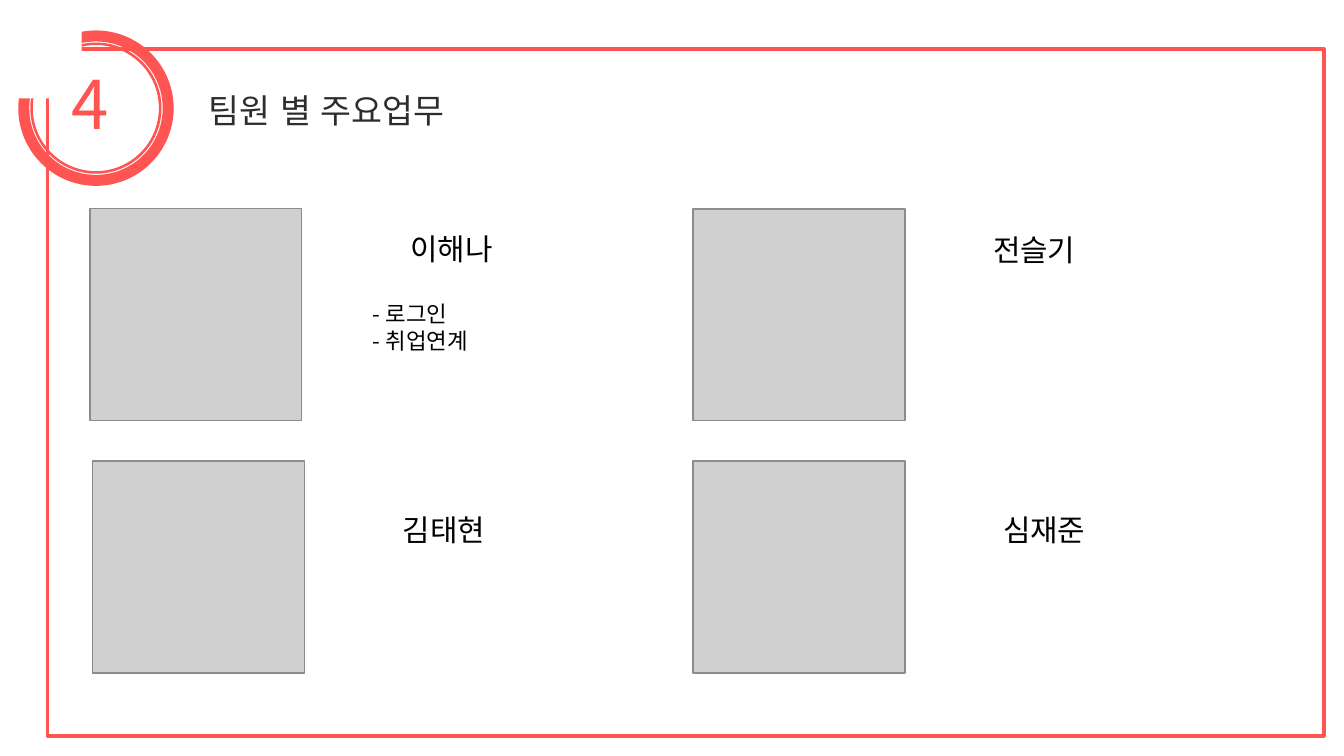
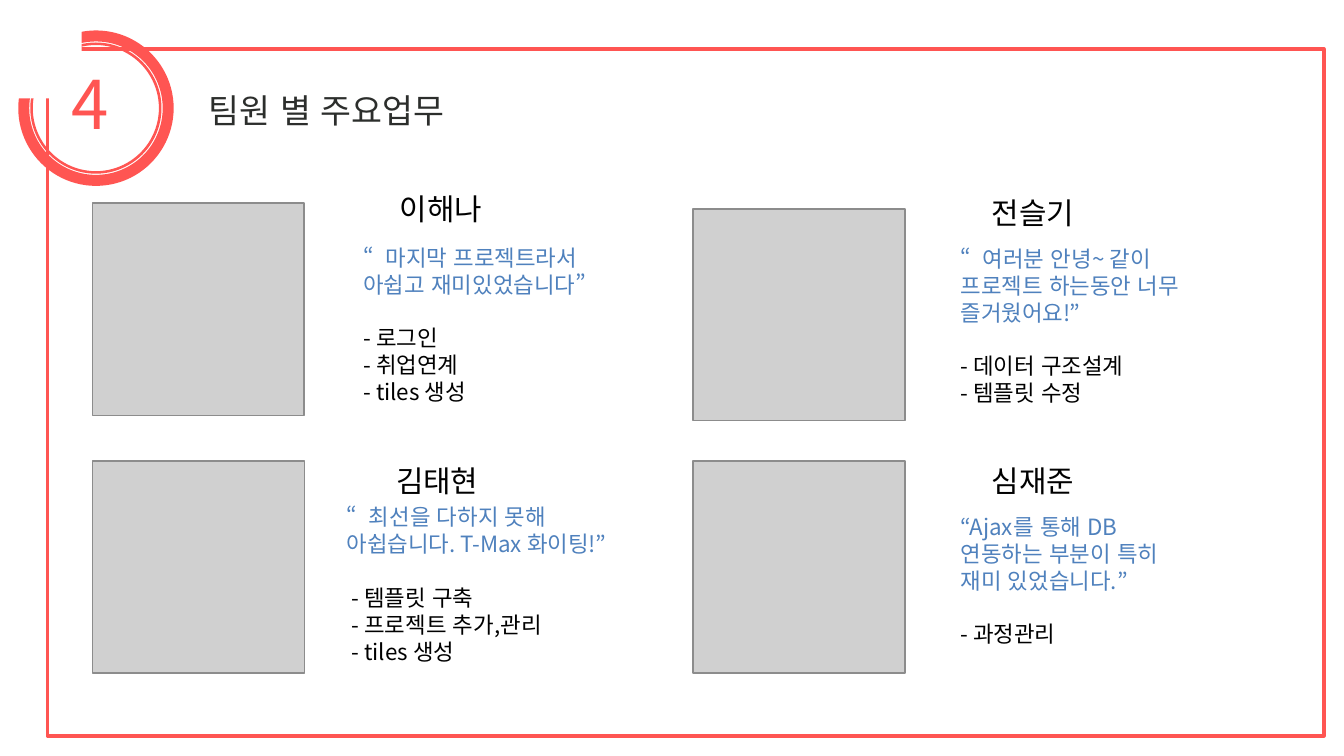
Before and after one commit to hanju-darby-kim/FinalProject, a slide deck: slide 19 of 최종 프로젝트3조.pptx. Drawn at 1344x756 pixels with LibreOffice and Linux fonts; fonts in the diff are those of the drawing; grey boxes stand for pictures. Boxes give left, top, right and bottom in pixels: in the first picture for what was removed or moved away, otherwise in the second. Text is boxed around its words. In the diff, an @@ line names an element or a change of style, - is before the commit and + after.

Commit message:
피피티 최종 수정
ㅁㄴㅇㄹ

```diff
--- a/최종 프로젝트3조.pptx
+++ b/최종 프로젝트3조.pptx
@@ picture: place and size @@
-picture at (90,208,301,421)
+picture at (93,203,304,415)
@@ text "이해나": place and size @@
-text "이해나" at (411,235,493,263)
+text "이해나" at (400,195,482,223)
@@ text "전슬기": place and size @@
-text "전슬기" at (993,236,1075,264)
+text "전슬기" at (992,199,1074,227)
@@ text "“마지막 프로젝트라서 아쉽고 재미있었습니다”": place and size @@
-text "“마지막 프로젝트라서 아쉽고 재미있었습니다”" at (385,303,467,351)
+text "“마지막 프로젝트라서 아쉽고 재미있었습니다”" at (363,247,586,402)
@@ text at (363,247,586,295): paragraph added @@
+“마지막 프로젝트라서 아쉽고 재미있었습니다”
@@ text added at (960,248,1179,403), 12 pt, text #4F81BD @@
+“여러분 안녕~ 같이 프로젝트 하는동안 너무 즐거웠어요!”
+- 데이터 구조설계
+- 템플릿 수정
@@ text at (376,381,466,402): paragraph added @@
+- tiles 생성
@@ text "김태현": place and size @@
-text "김태현" at (403,516,485,544)
+text "김태현" at (396,467,478,495)
@@ text "심재준": place and size @@
-text "심재준" at (1003,516,1085,544)
+text "심재준" at (992,467,1074,495)
@@ text added at (347,506,606,662), 12 pt, text #4F81BD @@
+“최선을 다하지 못해 아쉽습니다. T-Max 화이팅!”
+- 템플릿 구축
+- 프로젝트 추가,관리
+- tiles 생성
@@ text added at (960,516,1158,644), 12 pt, text #4F81BD @@
+“Ajax를 통해 DB연동하는 부분이 특히 재미 있었습니다.”
+- 과정관리
```
Also in this commit, not shown: 1 other slide changed.
